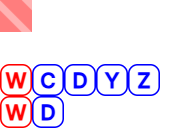
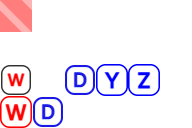
Layer changes from the first 192×128 image to the second:
hid "w.png" over [0, 64, 32, 96]
hid "d.png" over [64, 64, 96, 96]
hid "c.png" over [32, 64, 64, 96]
hid "d.png copy" over [32, 96, 64, 128]
added layer "extension_icon (6).png copy" above "extension_icon (6).png" over [65, 65, 95, 95]
added layer "extension_icon (6).png" above "extension_icon (2).png" over [33, 97, 63, 127]
added layer "extension_icon (2).png" above "extension_icon (1).png" over [1, 65, 31, 95]
